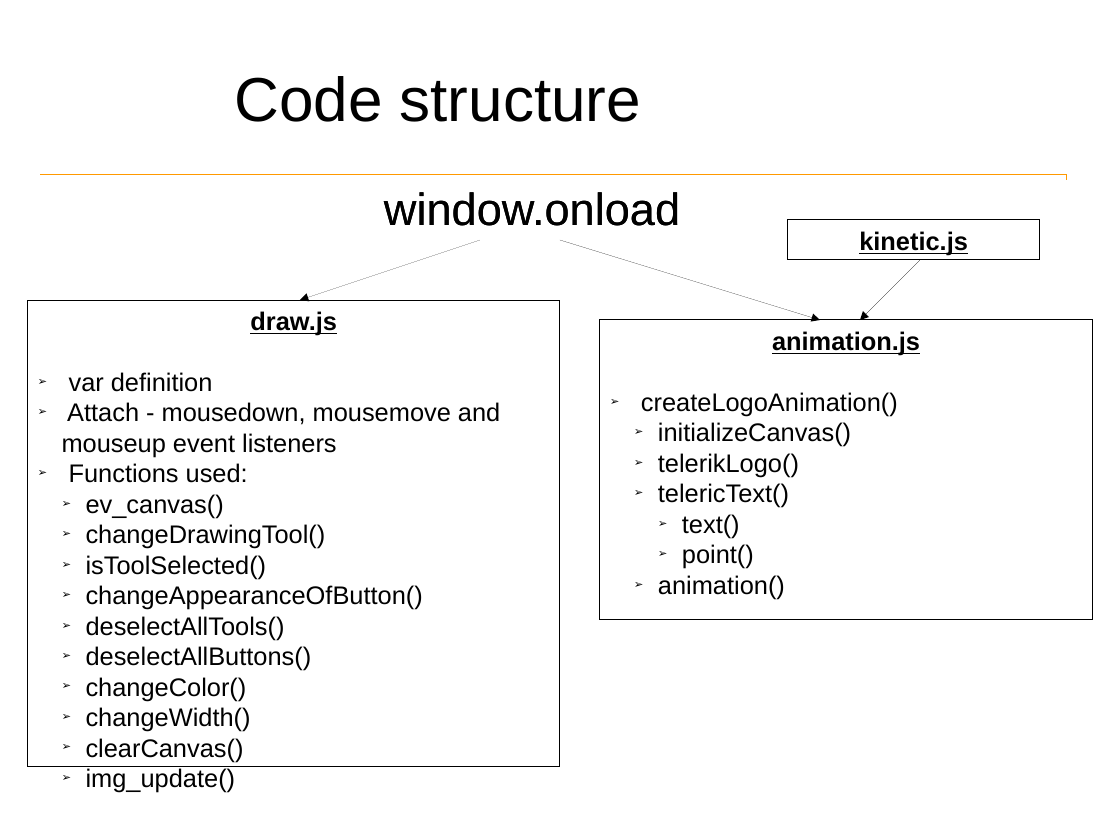
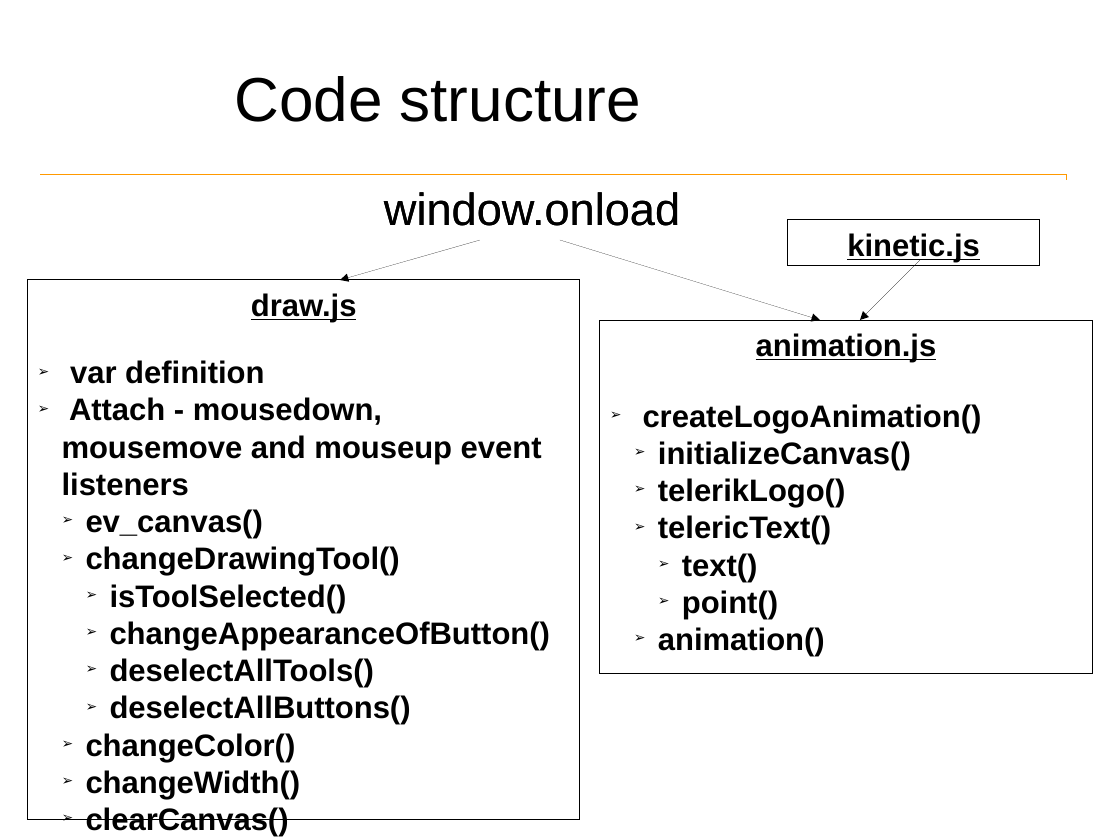
Before and after one commit to CookieMonsterTelerikTeam/Canvas-Monster, a slide deck: slide 5 of CanvasMonster/Documentation/Cookie Monster - project 2014.odp. Drawn at 1120x840 pixels with LibreOffice and Linux fonts; fonts in the diff are those of the drawing; background and template pictures are left out. Boxes give left, top, right and bottom in pixels: in the first picture for what was removed or moved away, otherwise in the second. Text is boxed around its words. In the diff, an @@ line names an element or a change of style, - is before the commit and + after.

Commit message:
Final presentation update

```diff
--- a/CanvasMonster/Documentation/Cookie Monster - project 2014.odp
+++ b/CanvasMonster/Documentation/Cookie Monster - project 2014.odp
@@ rectangle "kinetic.js": place and size @@
-rectangle "kinetic.js" at <box>788,221,1040,260</box>
+rectangle "kinetic.js" at <box>788,221,1040,266</box>
@@ rectangle "kinetic.js" at <box>788,221,1040,266</box>: size 18 to 22 pt @@
@@ arrow moved from (480, 240) - (300, 300) to (480, 240) - (340, 281) @@
@@ rectangle "draw.js": place and size @@
-rectangle "draw.js" at <box>27,300,560,766</box>
+rectangle "draw.js" at <box>27,281,580,820</box>
@@ rectangle "draw.js" at <box>27,281,580,820</box>: size 18 to 22 pt, bold on; list level 2 to 3 in "isToolSelected()"; list level 2 to 3 in "changeAppearanceOfButton()"; list level 2 to 3 in "deselectAllTools()"; list level 2 to 3 in "deselectAllButtons()" @@
@@ rectangle "animation.js": place and size @@
-rectangle "animation.js" at <box>601,320,1094,620</box>
+rectangle "animation.js" at <box>601,320,1094,674</box>
@@ rectangle "animation.js" at <box>601,320,1094,674</box>: size 18 to 22 pt; bold on in "createLogoAnimation()", "initializeCanvas()", "telerikLogo()", "telericText()" and 3 more places @@
@@ text in rectangle at <box>69,463,248,483</box>: paragraph removed @@
-➢ Functions used:
```
Also in this commit, not shown: 4 other slides changed, 1 other file.
